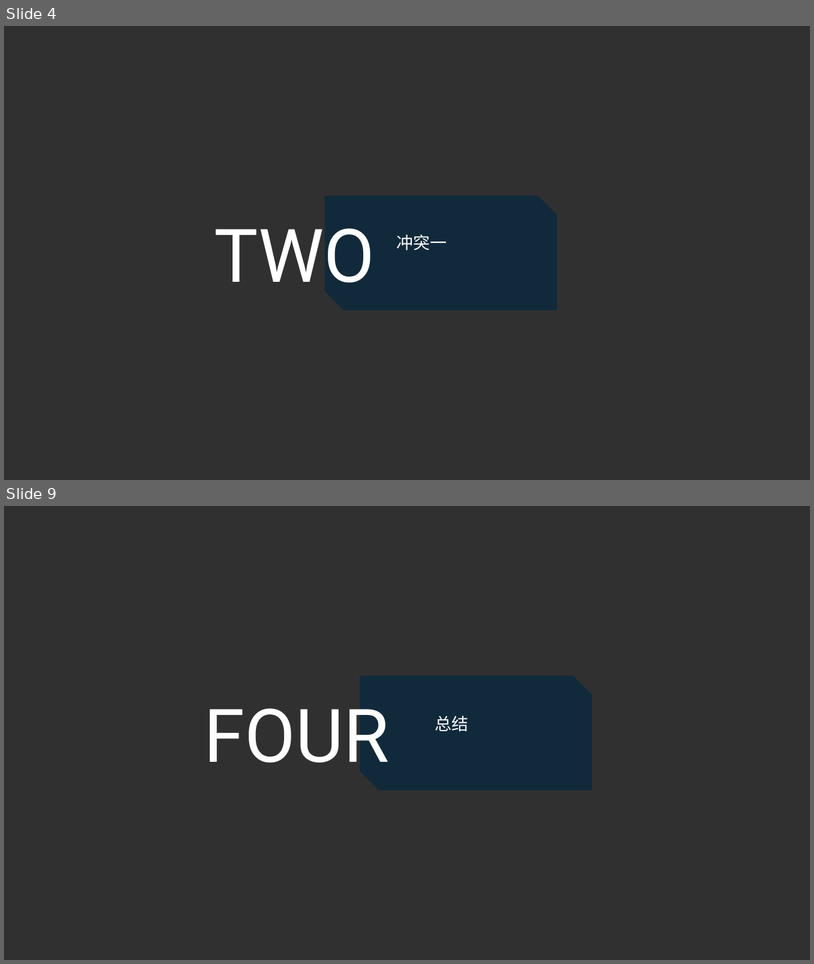
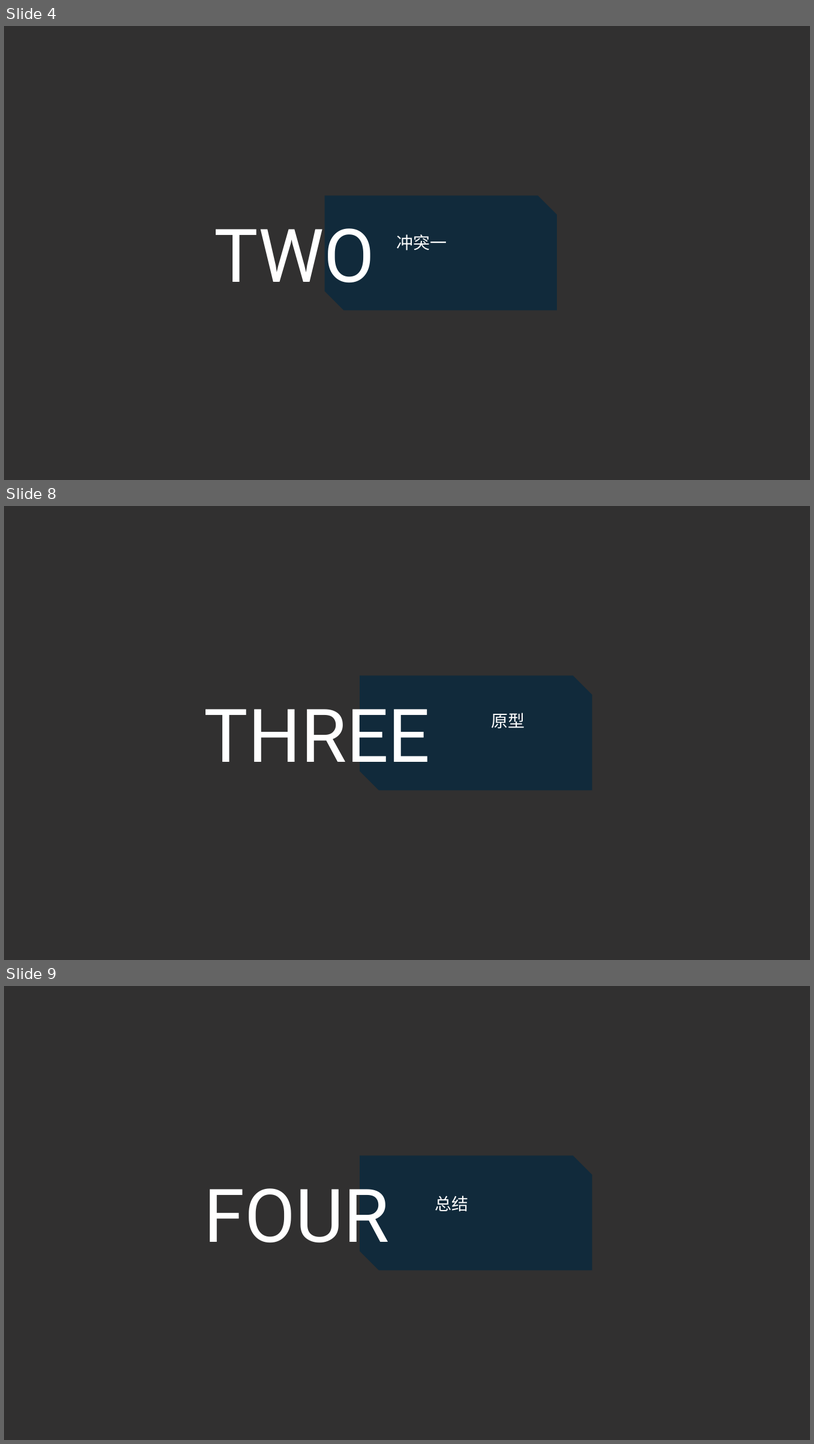
Before and after one commit to SarielX98/PRD2018G14, a slide deck: 受控文档/软件需求工程/3项目执行/PRD2018-G14-JAD会议.pptx. Shown one above the other, each under a label of ours: slides 4 and 9 before the commit, slides 4, 8 and 9 after it; the slides between them are not shown. The pictures are 814x964 and 814x1444 pixels, drawn with LibreOffice and Linux fonts; fonts in the diff are those of the drawing; background and template pictures are left out; a plain dark background stands for a picture behind light text. Boxes give left, top, right and bottom in pixels: in the first picture for what was removed or moved away, otherwise in the second. Text is boxed around its words. In the diff, an @@ line names an element or a change of style, - is before the commit and + after.

```diff
--- a/受控文档/软件需求工程/3项目执行/PRD2018-G14-JAD会议.pptx
+++ b/受控文档/软件需求工程/3项目执行/PRD2018-G14-JAD会议.pptx
@@ slide 8 added at <box>4,506,810,960</box>, background picture (left out) @@
@@ rectangle added at <box>4,506,810,960</box>, fill #3B3838 at 40% opacity @@
@@ snip diag rect added at <box>360,675,592,790</box>, fill #042840 at 70% opacity @@
@@ text added at <box>204,709,431,762</box>, 88 pt, text #FFFFFF @@
+THREE
@@ text added at <box>491,712,525,729</box>, 20 pt, text #FFFFFF @@
+原型
```
Also in this commit, not shown: 4 slides changed, 1 other slide added, 2 slides removed.
